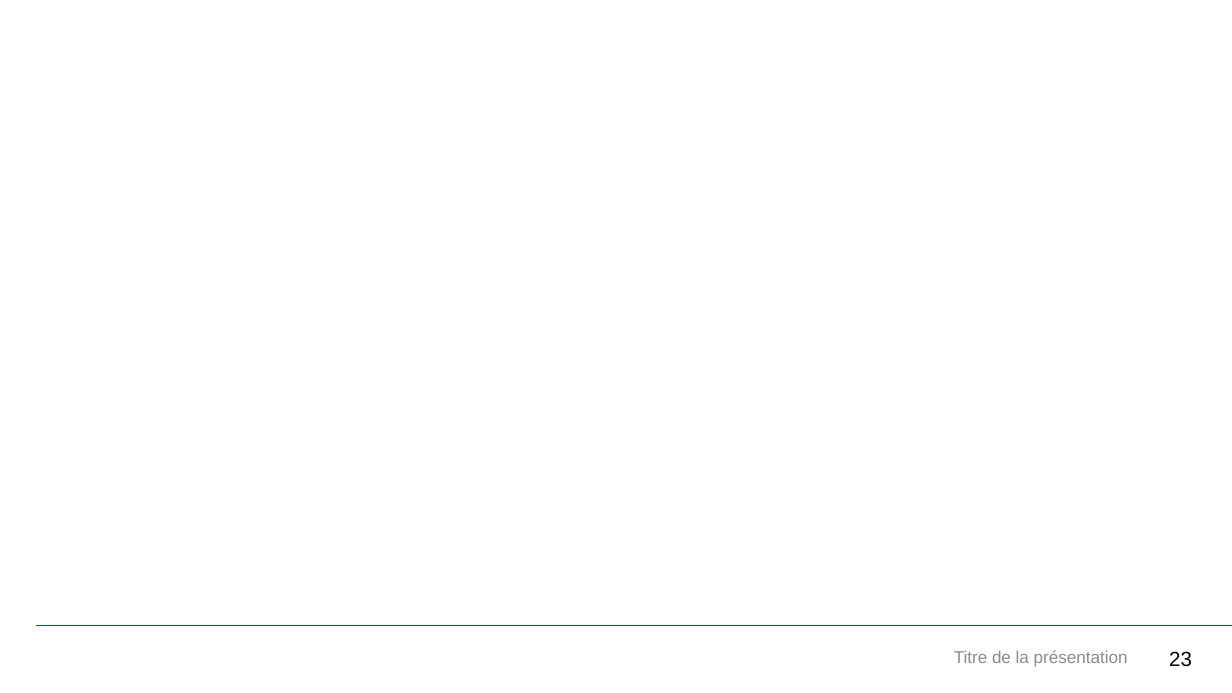
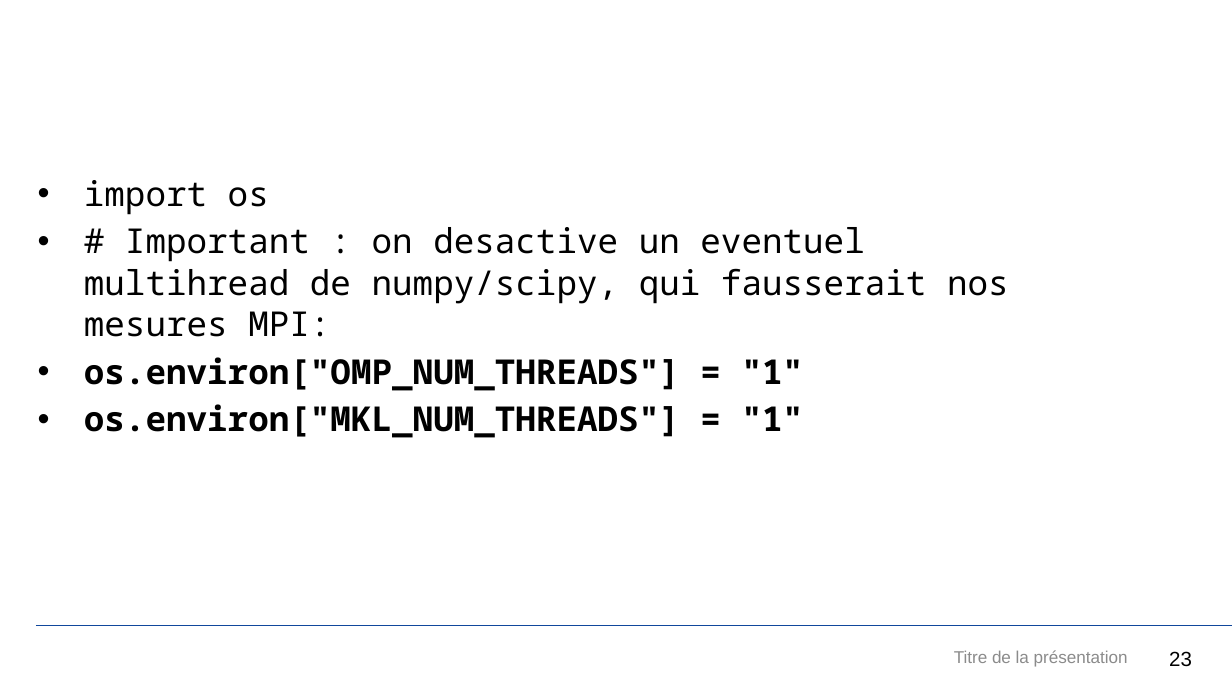
Before and after one commit to JDGaraudEnsta/OS202-2024, a slide deck: slide 23 of OS202.pptx. Drawn at 1232x693 pixels with LibreOffice and Linux fonts; fonts in the diff are those of the drawing; background and template pictures are left out. Boxes give left, top, right and bottom in pixels: in the first picture for what was removed or moved away, otherwise in the second. Text is boxed around its words. In the diff, an @@ line names an element or a change of style, - is before the commit and + after.

```diff
--- a/OS202.pptx
+++ b/OS202.pptx
@@ text added at [84, 180, 1009, 438], 20 pt, text #000000 @@
+• import os
+• # Important : on desactive un eventuel multihread de numpy/scipy, qui fausserait nos mesures MPI:
+• os.environ["OMP_NUM_THREADS"] = "1"
+• os.environ["MKL_NUM_THREADS"] = "1"
```
Also in this commit, not shown: 1 other slide changed, 4 slides added.
